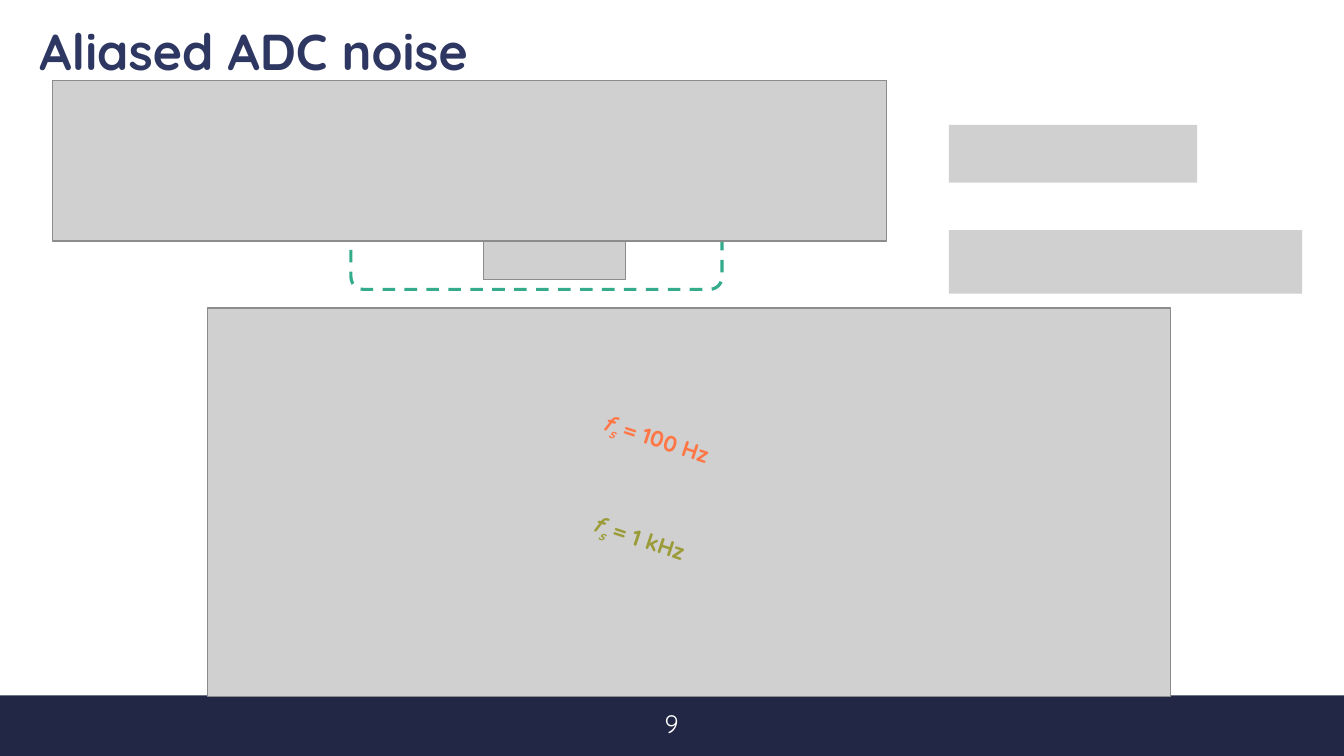
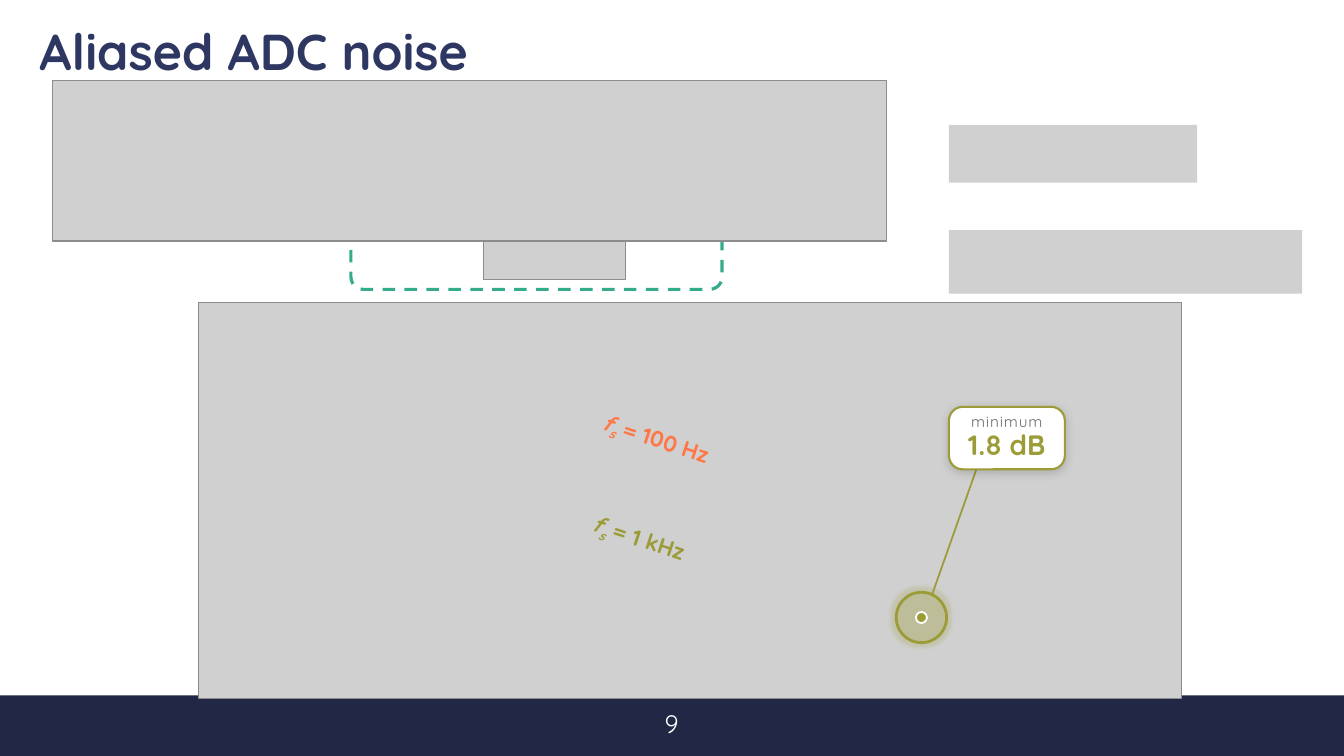
Before and after one commit to s347960/Presentazione, a slide deck: slide 11 of Discussione [Salvato automaticamente].pptx. Drawn at 1344x756 pixels with LibreOffice and Linux fonts; fonts in the diff are those of the drawing; grey boxes stand for pictures; background and template pictures are left out. Boxes give left, top, right and bottom in pixels: in the first picture for what was removed or moved away, otherwise in the second. Text is boxed around its words. In the diff, an @@ line names an element or a change of style, - is before the commit and + after.

```diff
--- a/Discussione [Salvato automaticamente].pptx
+++ b/Discussione [Salvato automaticamente].pptx
@@ picture: place and size @@
-picture at (208,309,1171,697)
+picture at (199,302,1182,699)
@@ group added at (896,407,1065,643): 2 ellipses, 1 line, 1 rounded rectangle @@
+minimum
+1.8 dB
```
Also in this commit, not shown: 6 other slides changed, 5 other files.
